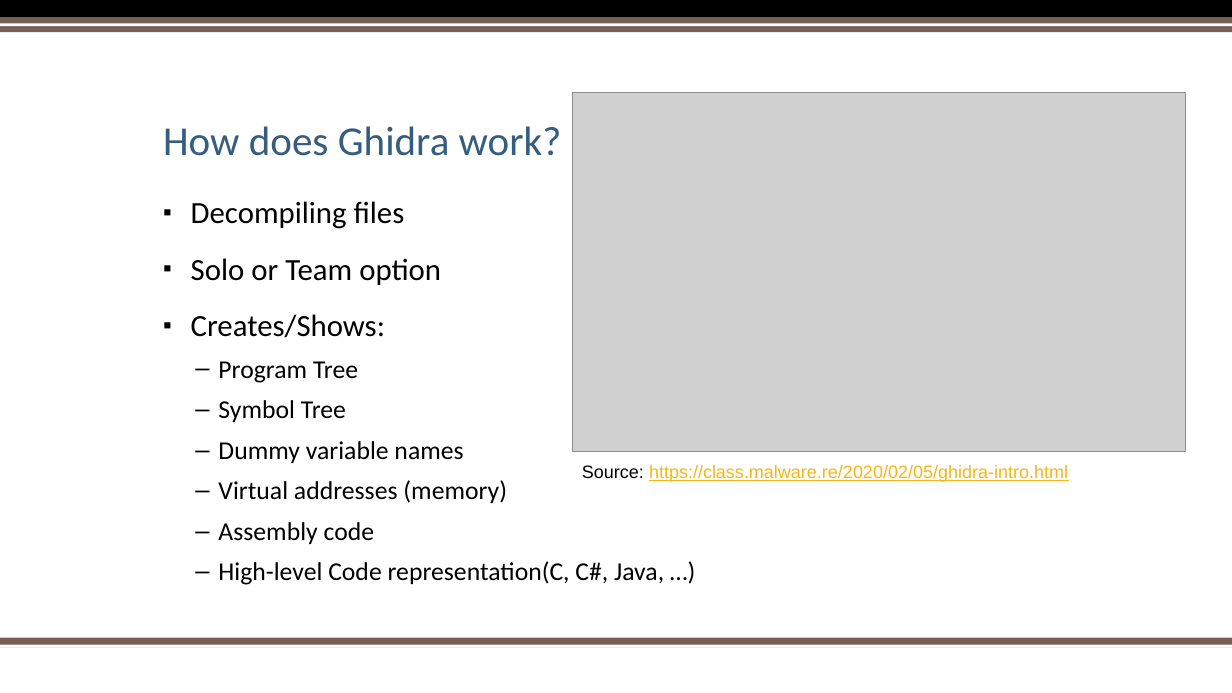
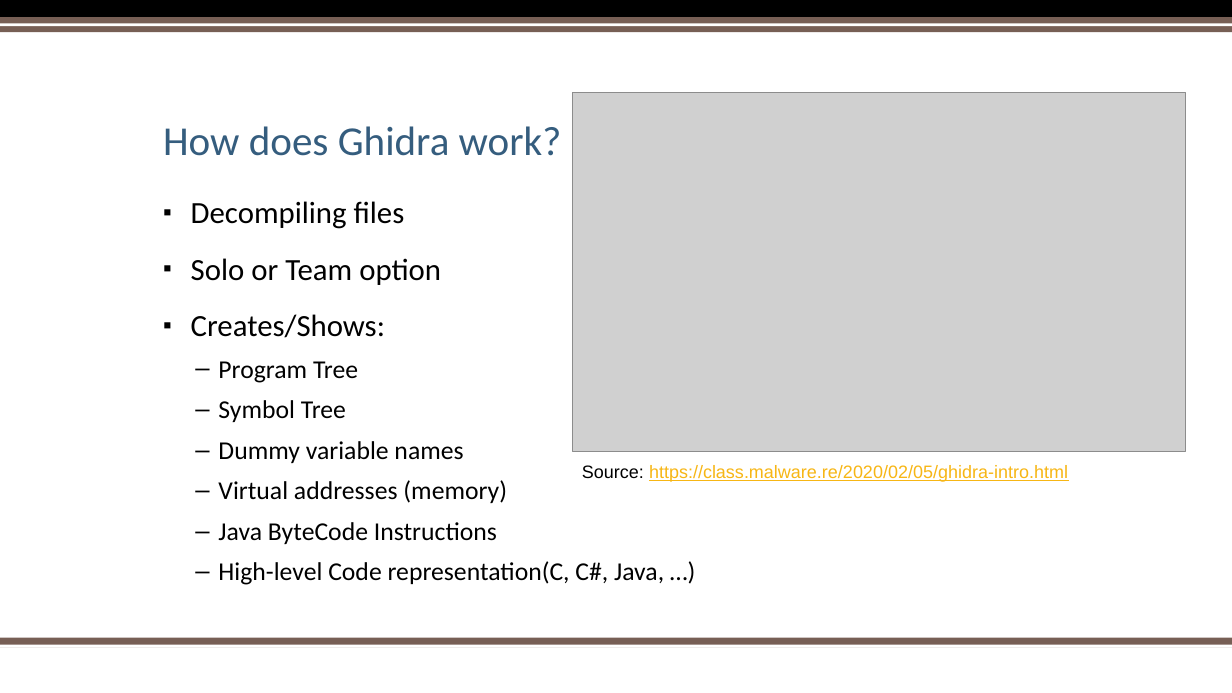
Before and after one commit to sebivenlo/ESDE_2021_Ghidra, a slide deck: slide 13 of Reverse Engineering.pptx. Drawn at 1232x693 pixels with LibreOffice and Linux fonts; fonts in the diff are those of the drawing; grey boxes stand for pictures; background and template pictures are left out. Boxes give left, top, right and bottom in pixels: in the first picture for what was removed or moved away, otherwise in the second. Text is boxed around its words. In the diff, an @@ line names an element or a change of style, - is before the commit and + after.

```diff
--- a/Reverse Engineering.pptx
+++ b/Reverse Engineering.pptx
@@ text at <box>218,522,497,544</box>: text changed @@
-  – Assembly code
+  – Java ByteCode Instructions
```
Also in this commit, not shown: 1 other slide changed, 2 other files.
